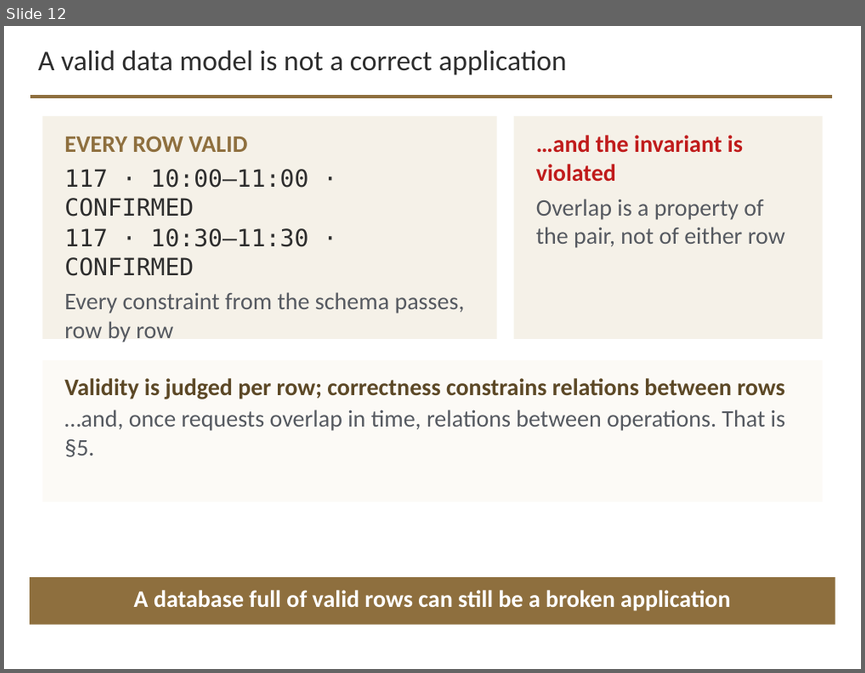
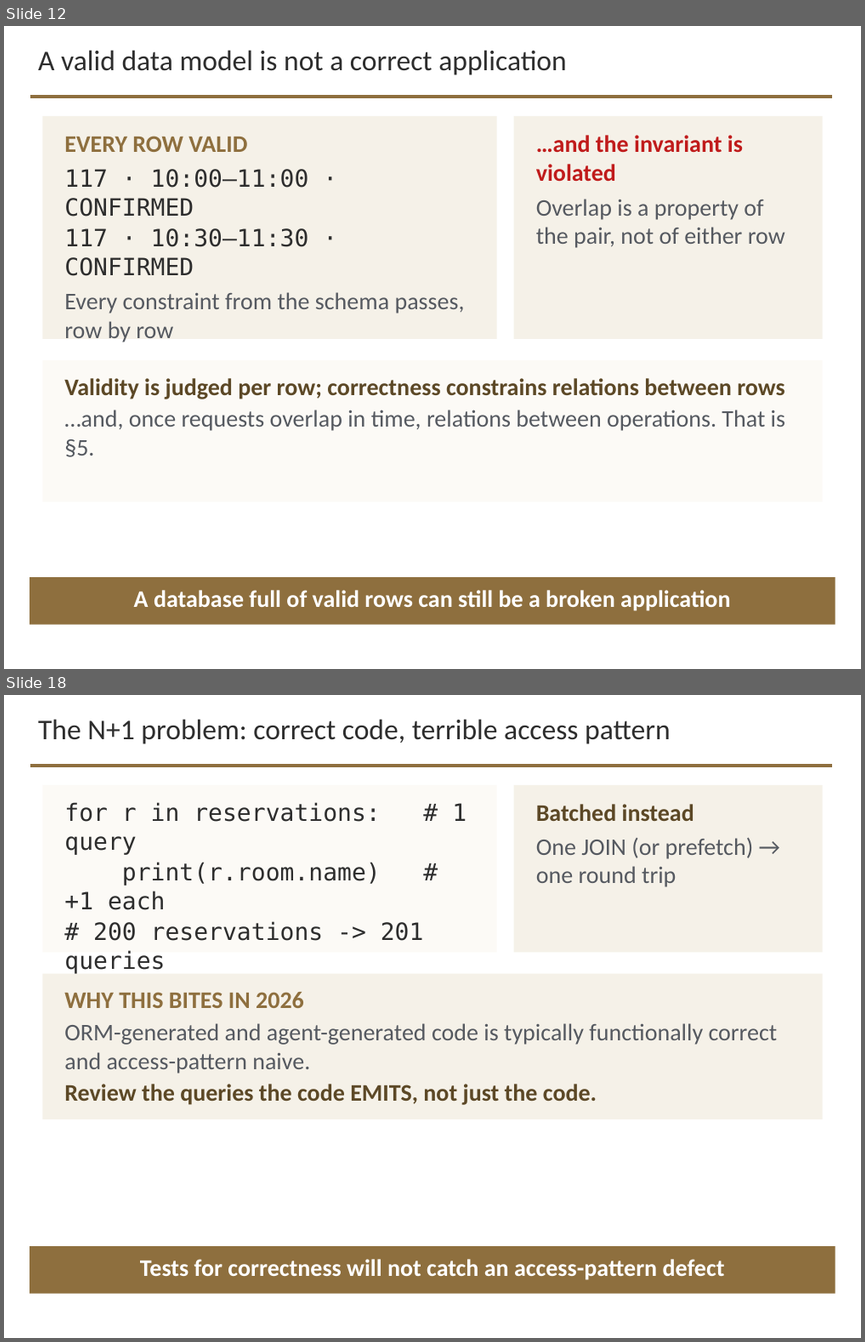
Before and after one commit to davisjam/model-based-agentic-software-engineering, a slide deck: course/lectures/act-3-software-in-the-world/02-compute-environments-and-data-management/3-2-Data-Management.pptx. Shown one above the other, each under a label of ours: slide 12 before the commit, slides 12 and 18 after it; the slides between them are not shown. The pictures are 865x673 and 865x1342 pixels, drawn with LibreOffice and Linux fonts; fonts in the diff are those of the drawing; background and template pictures are left out. Boxes give left, top, right and bottom in pixels: in the first picture for what was removed or moved away, otherwise in the second. Text is boxed around its words. In the diff, an @@ line names an element or a change of style, - is before the commit and + after.

```diff
--- a/course/lectures/act-3-software-in-the-world/02-compute-environments-and-data-management/3-2-Data-Management.pptx
+++ b/course/lectures/act-3-software-in-the-world/02-compute-environments-and-data-management/3-2-Data-Management.pptx
@@ slide 18 added at [4, 695, 861, 1338], background #FFFFFF; not listed: 1 template element that a slide beside it also shows @@
@@ text added at [38, 719, 670, 744], 24 pt, text #2D2D2D @@
+The N+1 problem: correct code, terrible access pattern
@@ rectangle added at [42, 785, 497, 952], fill #FCFAF6 @@
@@ rectangle added at [514, 785, 823, 952], fill #F5F1E8 @@
@@ text added at [64, 802, 466, 941], 20 pt, text #2D2D2D @@
+for r in reservations: # 1 query
+print(r.room.name) # +1 each
+# 200 reservations -> 201 queries
@@ text added at [536, 804, 754, 887], 20 pt, text #555960 @@
+Batched instead
+One JOIN (or prefetch) → one round trip
@@ rectangle added at [42, 974, 823, 1119], fill #F5F1E8 @@
@@ text added at [64, 992, 778, 1105], 20 pt, text #555960 @@
+WHY THIS BITES IN 2026
+ORM-generated and agent-generated code is typically functionally correct and access-pattern naive.
+Review the queries the code EMITS, not just the code.
@@ rectangle added at [30, 1246, 835, 1293], fill #8E6F3E @@
@@ text added at [140, 1259, 725, 1280], 20 pt, text #FFFFFF, bold @@
+Tests for correctness will not catch an access-pattern defect
```
Also in this commit, not shown: 5 other slides added.
